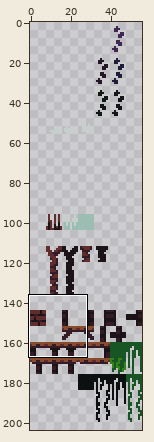
Two states of a sprite sheet, sprites/spr_jungle_foreground_props_tileset/edfb4a30-14fc-408e-8716-15761f76d7bc.png. Above: a wide view before the commit, with the close-up outlined.
Close-up. Before:
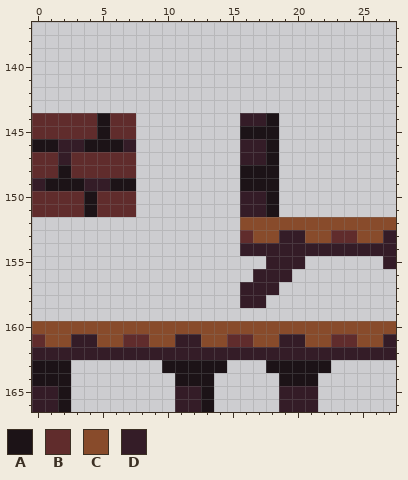
The file is 56x204 pixels. Shown: x 0..27, y 137..166.
Palette (. is transparent): A #1c1317  B #602c2c  C #884b2b  D #341c27
Pixels before, first column x 0:
144 BBBBBABB........DDA.........
145 BBBBBABB........AAA.........
146 AADDAAAD........DDA.........
147 BBDBBBBB........DDA.........
148 BBABBBBB........AAA.........
149 DAAADDAA........AAA.........
150 BBBBABBB........DDA.........
151 BBBBABBB........DDA.........
152 ................CCCCCCCCCCCC
153 ................BCCDDCCBBCCD
154 ................DDDDDDDDDDDD
155 ..................DDD......D
156 .................DDD........
157 ................DDD.........
158 ................DD..........
159 ............................
160 CCCCCCCCCCCCCCCCCCCCCCCCCCCC
161 BCCDDCCBBCCDDCCBBCCDDCCBBCCD
162 DDDDDDDDDDDDDDDDDDDDDDDDDDDD
163 AAA.......AAAAA...AAAAA.....
164 AAA........AAA.....AAA......
165 DDA........DDA.....DDD......
166 DDA........DDA.....DDD......
After the commit:
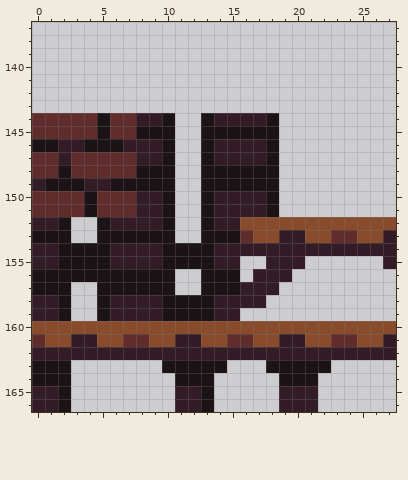
From old to new:
{"y":144,"x":8,"old":"...","new":"DDA"}
{"y":144,"x":13,"old":"...","new":"ADD"}
{"y":145,"x":8,"old":"...","new":"AAA"}
{"y":145,"x":13,"old":"...","new":"AAA"}
{"y":146,"x":8,"old":"...","new":"DDA"}
{"y":146,"x":13,"old":"...","new":"ADD"}
{"y":147,"x":8,"old":"...","new":"DDA"}
{"y":147,"x":13,"old":"...","new":"ADD"}
{"y":148,"x":8,"old":"...","new":"AAA"}
{"y":148,"x":13,"old":"...","new":"AAA"}
{"y":149,"x":8,"old":"...","new":"AAA"}
{"y":149,"x":13,"old":"...","new":"AAA"}
{"y":150,"x":8,"old":"...","new":"DDA"}
{"y":150,"x":13,"old":"...","new":"ADD"}
{"y":151,"x":8,"old":"...","new":"DDA"}
{"y":151,"x":13,"old":"...","new":"ADD"}
{"y":152,"x":0,"old":"...","new":"DDA"}
{"y":152,"x":5,"old":"......","new":"ADDDDA"}
{"y":152,"x":13,"old":"...","new":"ADD"}
{"y":153,"x":0,"old":"...","new":"AAA"}
{"y":153,"x":5,"old":"......","new":"AAAAAA"}
{"y":153,"x":13,"old":"...","new":"AAA"}
{"y":154,"x":0,"old":"................","new":"DDAAAADDDDAAAADD"}
{"y":155,"x":0,"old":"................","new":"DDAAAADDDDAAAADD"}
{"y":156,"x":0,"old":"...........","new":"AAAAAAAAAAA"}
{"y":156,"x":13,"old":"...","new":"AAA"}
{"y":157,"x":0,"old":"...","new":"AAA"}
{"y":157,"x":5,"old":"......","new":"AAAAAA"}
{"y":157,"x":13,"old":"...","new":"AAA"}
{"y":158,"x":0,"old":"...","new":"DDA"}
{"y":158,"x":5,"old":"...........","new":"ADDDDAAAADD"}
{"y":159,"x":0,"old":"...","new":"DDA"}
{"y":159,"x":5,"old":"...........","new":"ADDDDAAAADD"}
{"label":"added","picture_box":[32,113,240,321]}
